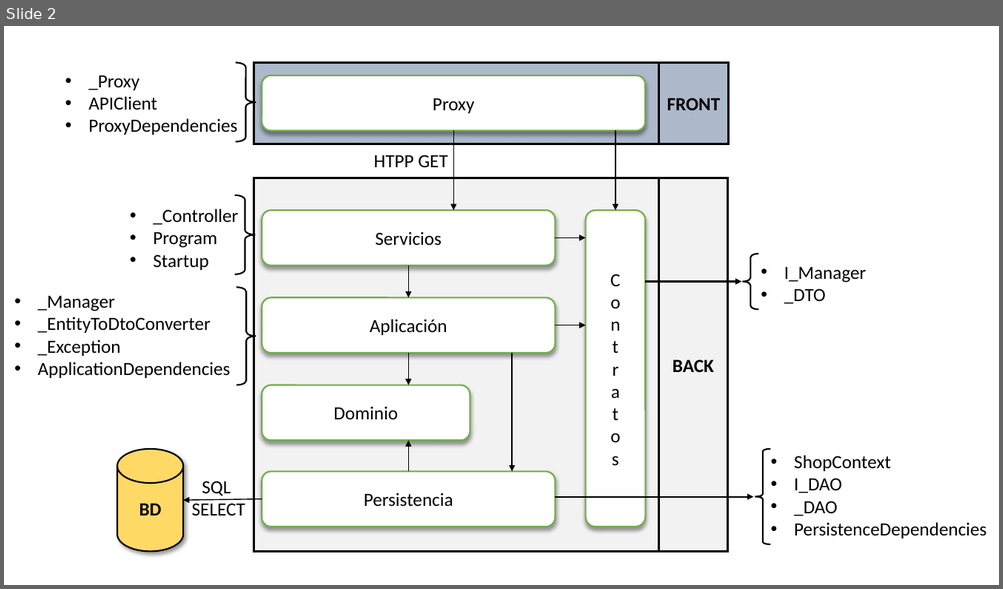
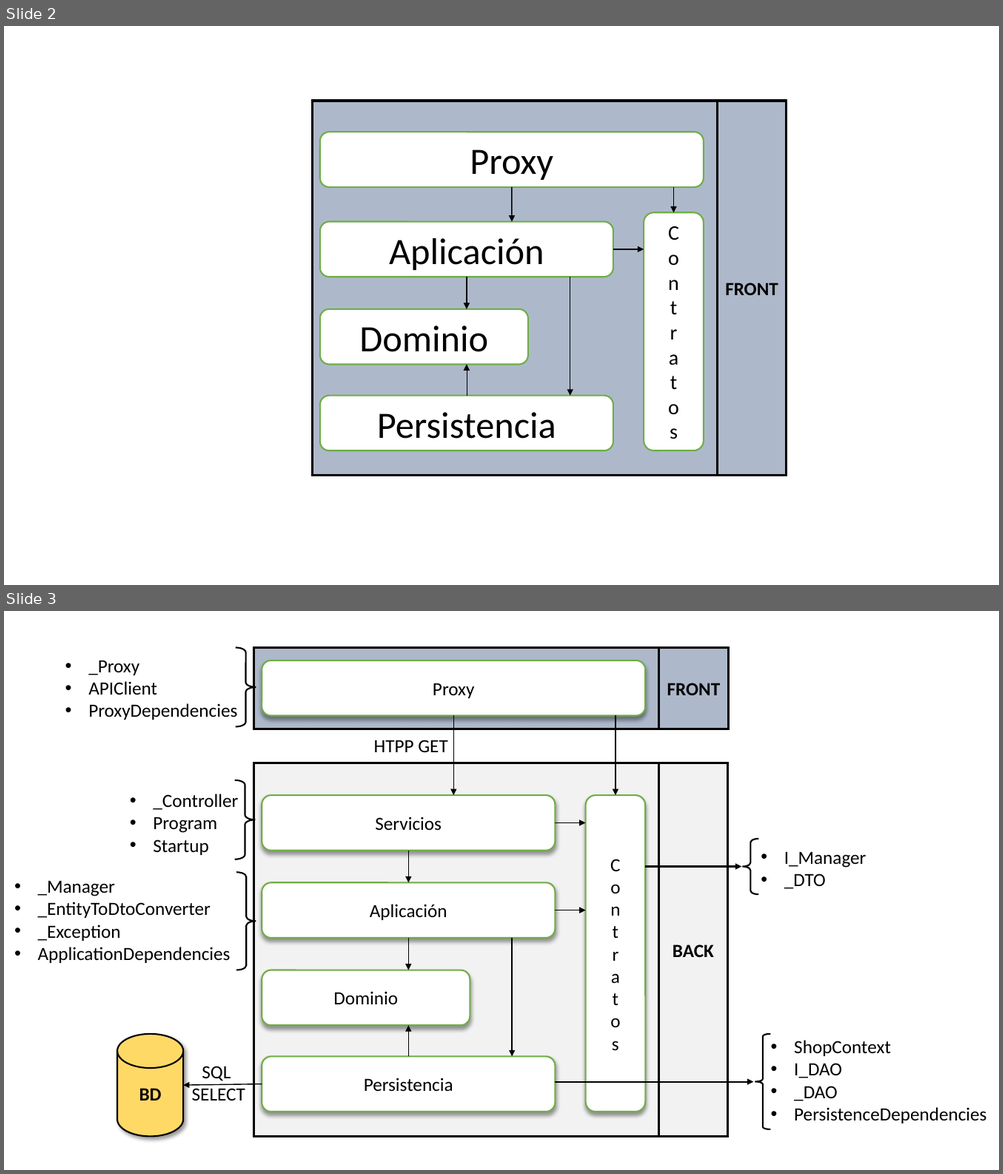
Before and after one commit to VictorIranzo/TFG_Microservices, a slide deck: Trabajo/Imagenes/capas.pptx. Shown one above the other, each under a label of ours: slide 2 before the commit, slides 2 and 3 after it. The pictures are 1003x589 and 1003x1174 pixels, drawn with LibreOffice and Linux fonts; fonts in the diff are those of the drawing. Boxes give left, top, right and bottom in pixels: in the first picture for what was removed or moved away, otherwise in the second. Text is boxed around its words. In the diff, an @@ line names an element or a change of style, - is before the commit and + after.

```diff
--- a/Trabajo/Imagenes/capas.pptx
+++ b/Trabajo/Imagenes/capas.pptx
@@ slide 2 added at (x1=4, y1=26, x2=999, y2=585), background #FFFFFF @@
@@ rectangle added at (x1=312, y1=101, x2=717, y2=476), fill #ADB9CA, outline #000000 2.25 pt @@
@@ rectangle added at (x1=717, y1=101, x2=786, y2=476), fill #ADB9CA, outline #000000 2.25 pt, 18 pt, text #000000, bold @@
+FRONT
@@ rounded rectangle added at (x1=319, y1=132, x2=703, y2=187), fill #FFFFFF, outline #70AD47 1.5 pt, 36 pt, text #000000 @@
+Proxy
@@ arrow added from (512, 187) to (512, 221), #000000 1 pt @@
@@ arrow added from (673, 187) to (673, 212), #000000 1 pt @@
@@ rounded rectangle added at (x1=319, y1=221, x2=613, y2=277), fill #FFFFFF, outline #70AD47 1.5 pt, 36 pt, text #000000 @@
+Aplicación
@@ rounded rectangle added at (x1=643, y1=212, x2=703, y2=451), fill #FFFFFF, outline #70AD47 1.5 pt, 20 pt, text #000000 @@
+C
+o
+n
+t
+r
+a
+t
+o
+s
@@ arrow added from (613, 249) to (643, 249), #000000 1 pt @@
@@ arrow added from (466, 278) to (466, 309), #000000 1 pt @@
@@ arrow added from (570, 278) to (570, 396), #000000 1 pt @@
@@ rounded rectangle added at (x1=319, y1=309, x2=528, y2=365), fill #FFFFFF, outline #70AD47 1.5 pt, 36 pt, text #000000 @@
+Dominio
@@ arrow added from (466, 396) to (466, 365), #000000 0.5 pt @@
@@ rounded rectangle added at (x1=319, y1=396, x2=613, y2=452), fill #FFFFFF, outline #70AD47 1.5 pt, 36 pt, text #000000 @@
+Persistencia
@@ what was slide 2 is now slide 3 @@
```
Also in this commit, not shown: 1 slide changed, 4 other files.
